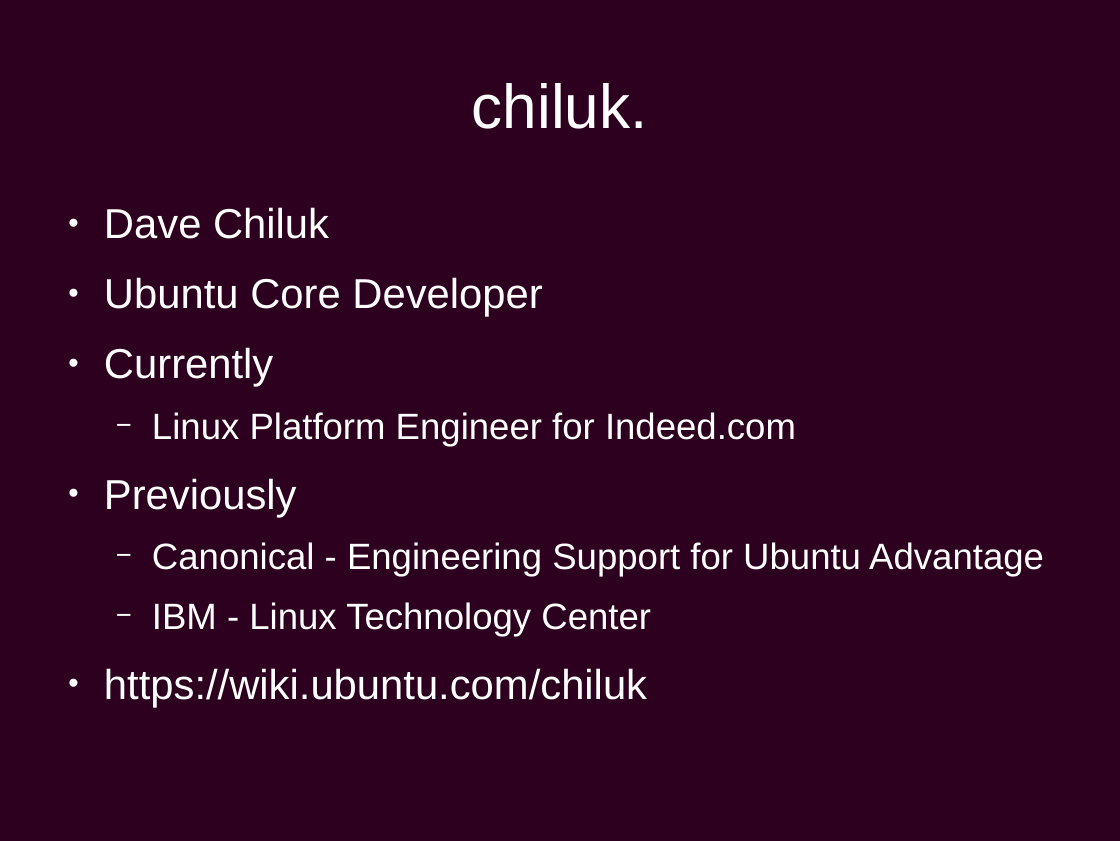
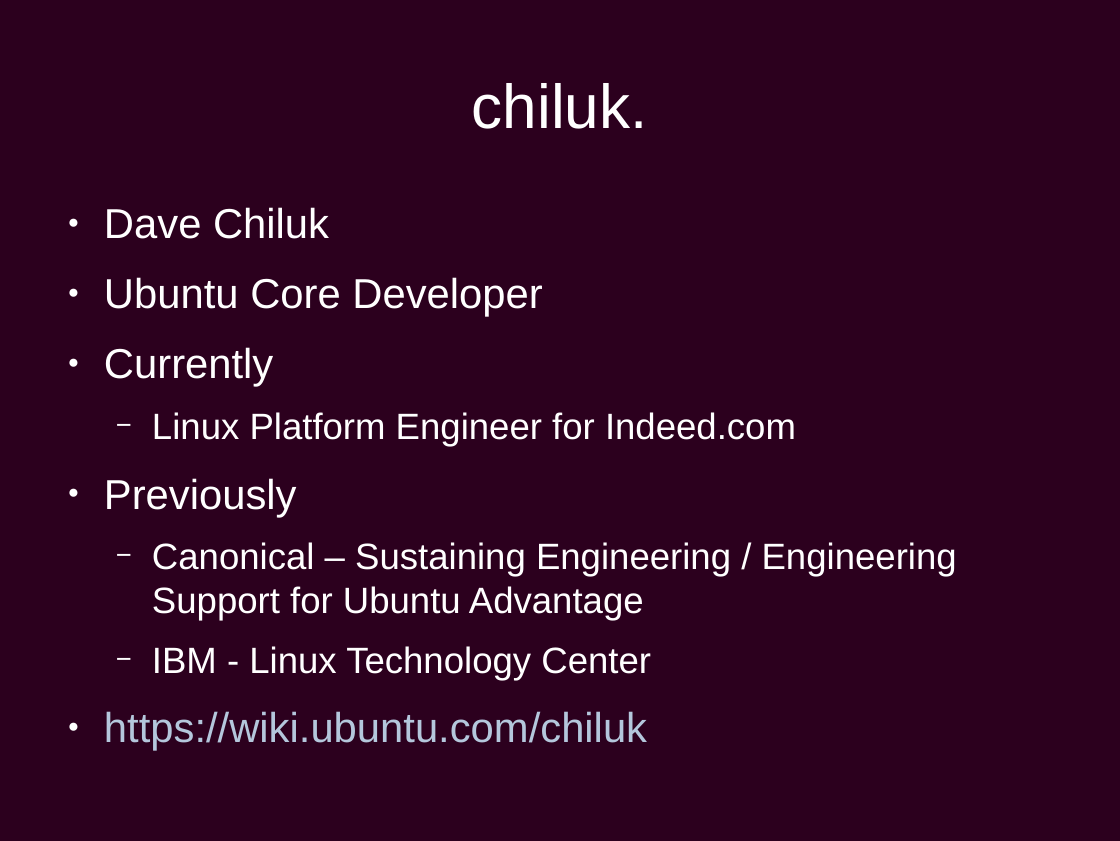
Before and after one commit to chiluk/presentations, a slide deck: slide 2 of Ubuntu Development.odp. Drawn at 1120x841 pixels with LibreOffice and Linux fonts; fonts in the diff are those of the drawing; background and template pictures are left out. Boxes give left, top, right and bottom in pixels: in the first picture for what was removed or moved away, otherwise in the second. Text is boxed around its words. In the diff, an @@ line names an element or a change of style, - is before the commit and + after.

Commit message:
Checking Ubuntu Primer as Delivered at Scale 17x

```diff
--- a/Ubuntu Development.odp
+++ b/Ubuntu Development.odp
@@ text at bbox=[152, 542, 957, 621]: text changed @@
-  − Canonical - Engineering Support for Ubuntu Advantage
+  − Canonical – Sustaining Engineering / Engineering Support for Ubuntu Advantage
@@ text at bbox=[104, 711, 647, 751]: text colour #FFFFFF to #B4C7DC in "https://wiki.ubuntu.com/chiluk" @@
```
Also in this commit, not shown: 20 other slides changed, 1 other file.
